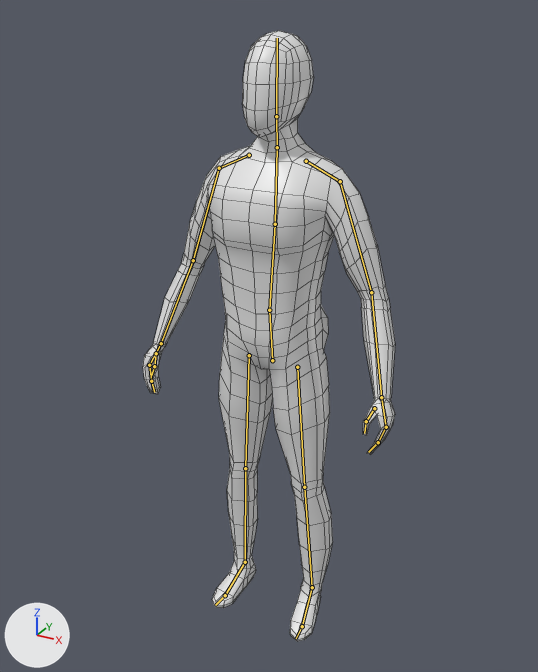
Before and after pictures for a commit that changed the Blender file game assets/player.blend.
The view is the same before and after, from a camera (50 mm lens) standing at (0.942, -1.735, 1.86) and looking at (-0.025, 0.024, 0.981). The lights are fixed; the arrows at lower left show +X, +Y and +Z. The bones that bend it are drawn over the model as lines. Mesh edges are drawn as thin lines.

Objects in the first picture: 'Player'.
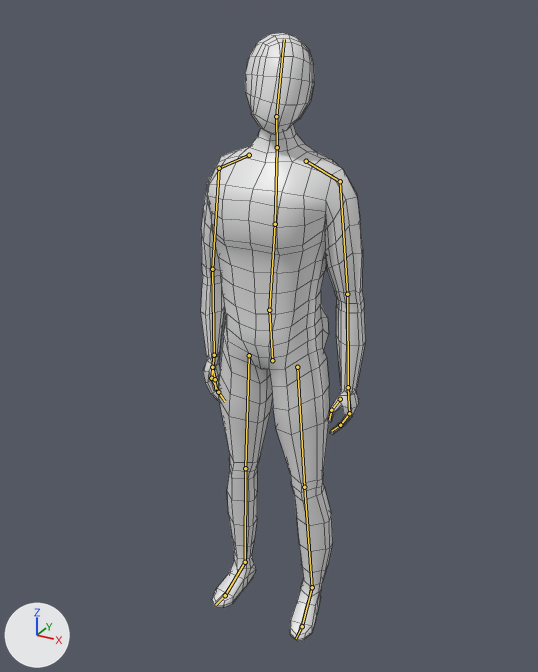
The newer file adds an action. The first version stands in its rest pose; the second is drawn at frame 40 of the action 'Idle'.

What the commit changed:
Bone 'Head' (bone_head) turns from (0, 0, 0) to (-16, 42, -11) degrees about its own x, y and z.
Bone 'UpperArm.L' (bone_upperarm_l) turns from (0, 0, 0) to (0, 0, -13) degrees about its own x, y and z.
Bone 'lowerArm.L' (bone_lowerarm_l) turns from (0, 0, 0) to (-16, 1, 0) degrees about its own x, y and z.
Bone 'UpperArm.R' (bone_upperarm_r) turns from (0, 0, 0) to (0, 0, 13) degrees about its own x, y and z.
Bone 'lowerArm.R' (bone_lowerarm_r) turns from (0, 0, 0) to (-16, -1, 0) degrees about its own x, y and z.

Pixel boxes (x1, y1, x2, y2) of what changed, in the pictures (538 x 672 px):
'Player', posed (34% narrower)
    before: (143, 30, 395, 641)
    after: (201, 33, 366, 641)
bone 'Head', root to tip
    before: (276, 116) to (277, 38)
    after: (276, 116) to (284, 39)
bone 'UpperArm.L', root to tip
    before: (340, 181) to (371, 292)
    after: (340, 181) to (347, 294)
bone 'lowerArm.L', root to tip
    before: (371, 292) to (381, 397)
    after: (347, 294) to (348, 387)
bone 'UpperArm.R', root to tip
    before: (219, 168) to (193, 260)
    after: (219, 168) to (212, 269)
bone 'lowerArm.R', root to tip
    before: (193, 260) to (161, 343)
    after: (212, 269) to (214, 355)
